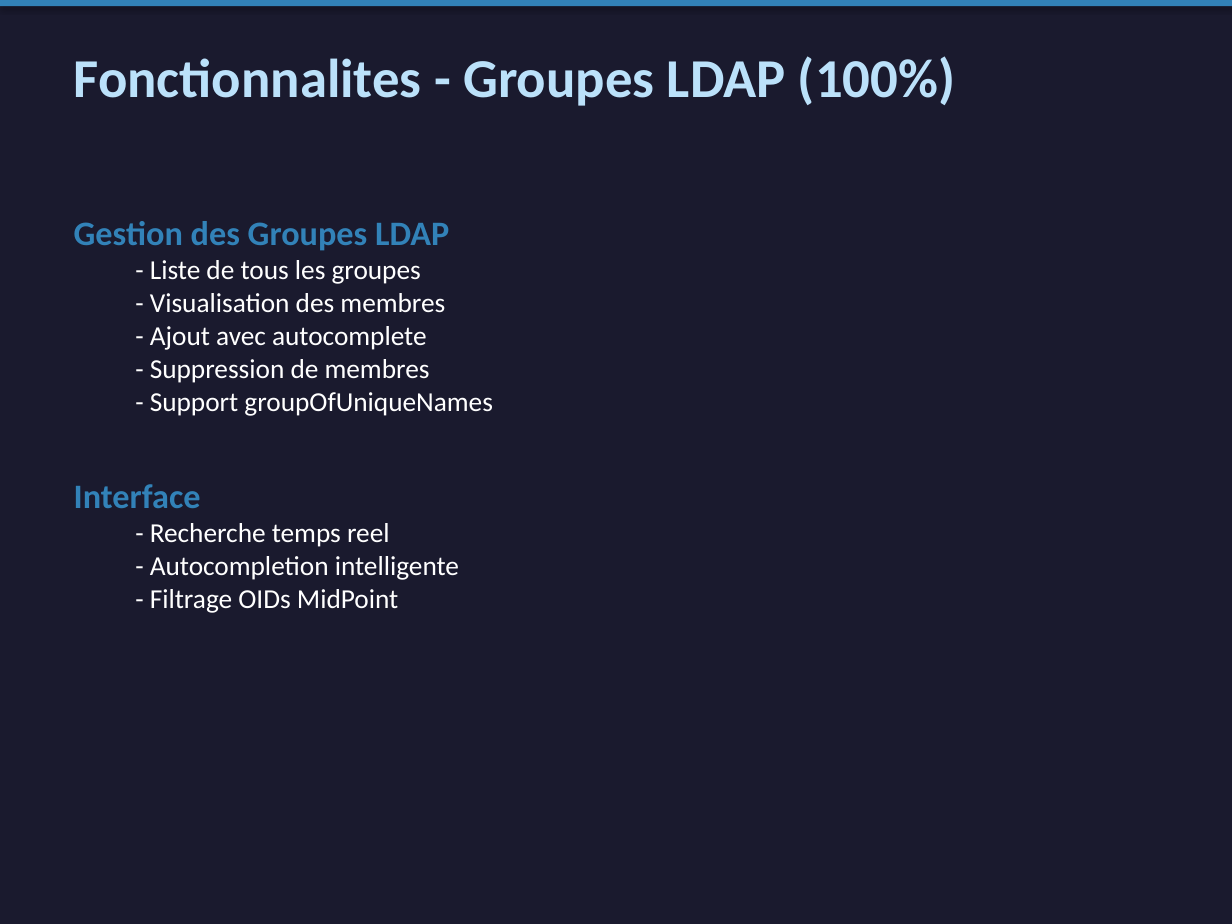
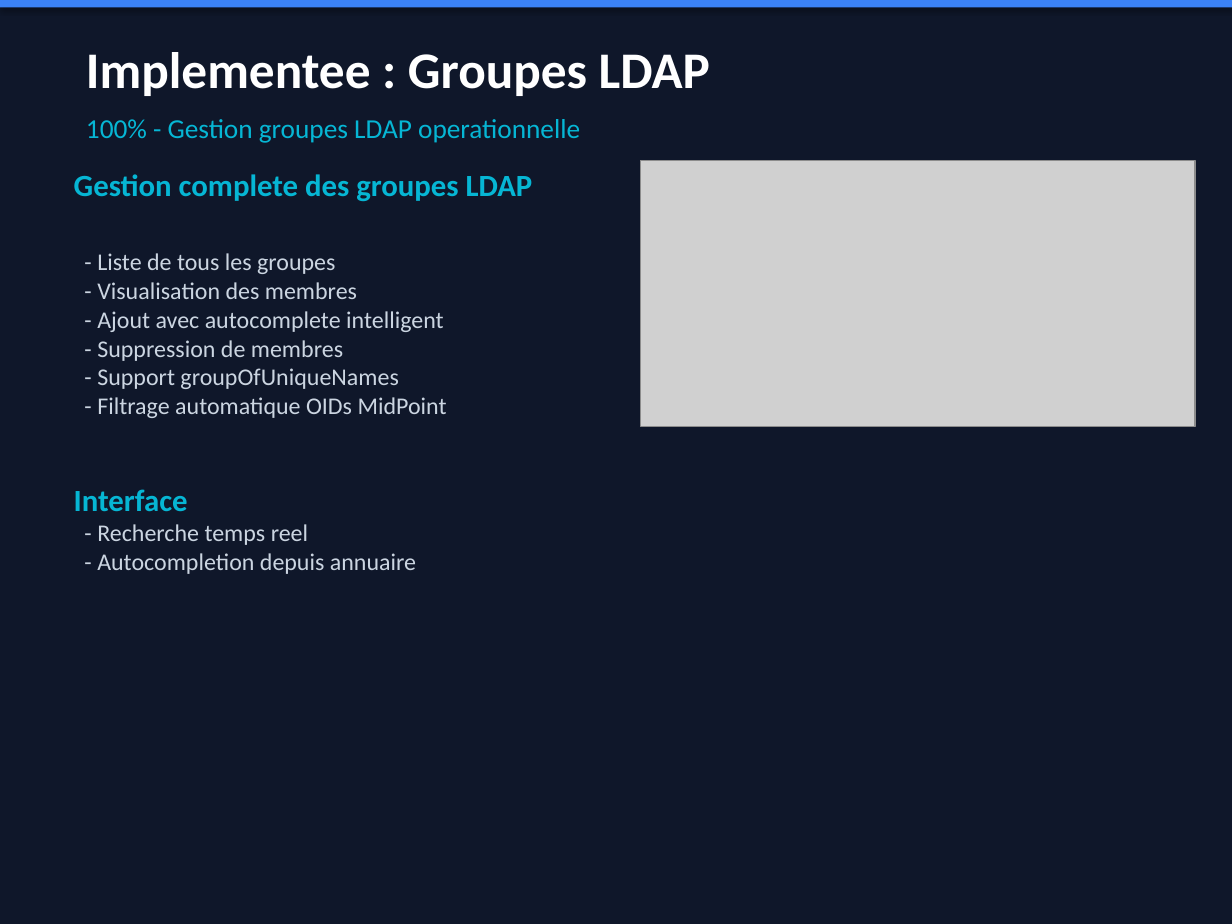
Before and after one commit to Nostradam4ik/IAM-Gateway, a slide deck: slide 15 of presentations/IAM_Gateway_UPEC.pptx (slide 13 before the commit). Drawn at 1232x924 pixels with LibreOffice and Linux fonts; fonts in the diff are those of the drawing; grey boxes stand for pictures. Boxes give left, top, right and bottom in pixels: in the first picture for what was removed or moved away, otherwise in the second. Text is boxed around its words. In the diff, an @@ line names an element or a change of style, - is before the commit and + after.

Commit message:
Update presentations, add start script and CSV import guide
- Refactor marketing poster: correct architecture diagram (MidPoint as IGA core)
- Update HTML/PPTX presentation: add LISSI logo, backlog sections,
  features in prod, progress %, dev environment, conclusion with skills
- Add start.sh: full Docker startup script with health checks
- Add docs/GUIDE_IMPORT_CSV_MIDPOINT.md: step-by-step REST API guide
  for CSV import into MidPoint (bypassing unstable UI)
- Add Lissi-cmjn.png logo asset

```diff
--- a/presentations/IAM_Gateway_UPEC.pptx
+++ b/presentations/IAM_Gateway_UPEC.pptx
@@ rectangle at (x1=0, y1=0, x2=1232, y2=924): fill #1A1A2E to #0F172A @@
@@ rectangle at (x1=0, y1=0, x2=1232, y2=7): fill #3282B8 to #3B82F6 @@
@@ text at (x1=86, y1=52, x2=710, y2=96): text changed; size 32 to 30 pt; text colour #BBE1FA to #FFFFFF @@
-Fonctionnalites - Groupes LDAP (100%)
+Implementee : Groupes LDAP
@@ text added at (x1=86, y1=119, x2=580, y2=143), 16 pt, text #06B6D4 @@
+100% - Gestion groupes LDAP operationnelle
@@ text "Gestion complete des groupes LDAP" moved from (x1=74, y1=221, x2=492, y2=613) to (x1=74, y1=174, x2=533, y2=574) @@
@@ text at (x1=74, y1=174, x2=533, y2=201): text changed; size 20 to 18 pt; text colour #3282B8 to #06B6D4 @@
-Gestion des Groupes LDAP
+Gestion complete des groupes LDAP
@@ picture added at (x1=641, y1=160, x2=1195, y2=426) @@
@@ text at (x1=74, y1=253, x2=398, y2=545): size 16 to 14 pt, text colour #FFFFFF to #CBD5E1 in "- Liste de tous les groupes", "- Visualisation des membres", "- Suppression de membres", "- Support groupOfUniqueNames" and 1 more places; size 20 to 18 pt, text colour #3282B8 to #06B6D4 in "Interface"; list level 2 to 1 in "- Liste de tous les ..."; list level 2 to 1 in "- Visualisation des membres"; list level 2 to 1 in "- Suppression de membres"; list level 2 to 1 in "- Support groupOfUniqueNames"; less space between paragraphs; list level 2 to 1 in "- Recherche temps reel" @@
@@ text at (x1=97, y1=311, x2=444, y2=332): text changed; size 16 to 14 pt; text colour #FFFFFF to #CBD5E1 @@
-  - Ajout avec autocomplete
+- Ajout avec autocomplete intelligent
@@ text at (x1=97, y1=397, x2=447, y2=418): paragraph added @@
+- Filtrage automatique OIDs MidPoint
@@ text at (x1=97, y1=553, x2=416, y2=574): text changed; size 16 to 14 pt; text colour #FFFFFF to #CBD5E1 @@
-  - Autocompletion intelligente
-  - Filtrage OIDs MidPoint
+- Autocompletion depuis annuaire
```
Also in this commit, not shown: 12 other slides changed, 11 slides added, 11 slides removed, 6 other files.
